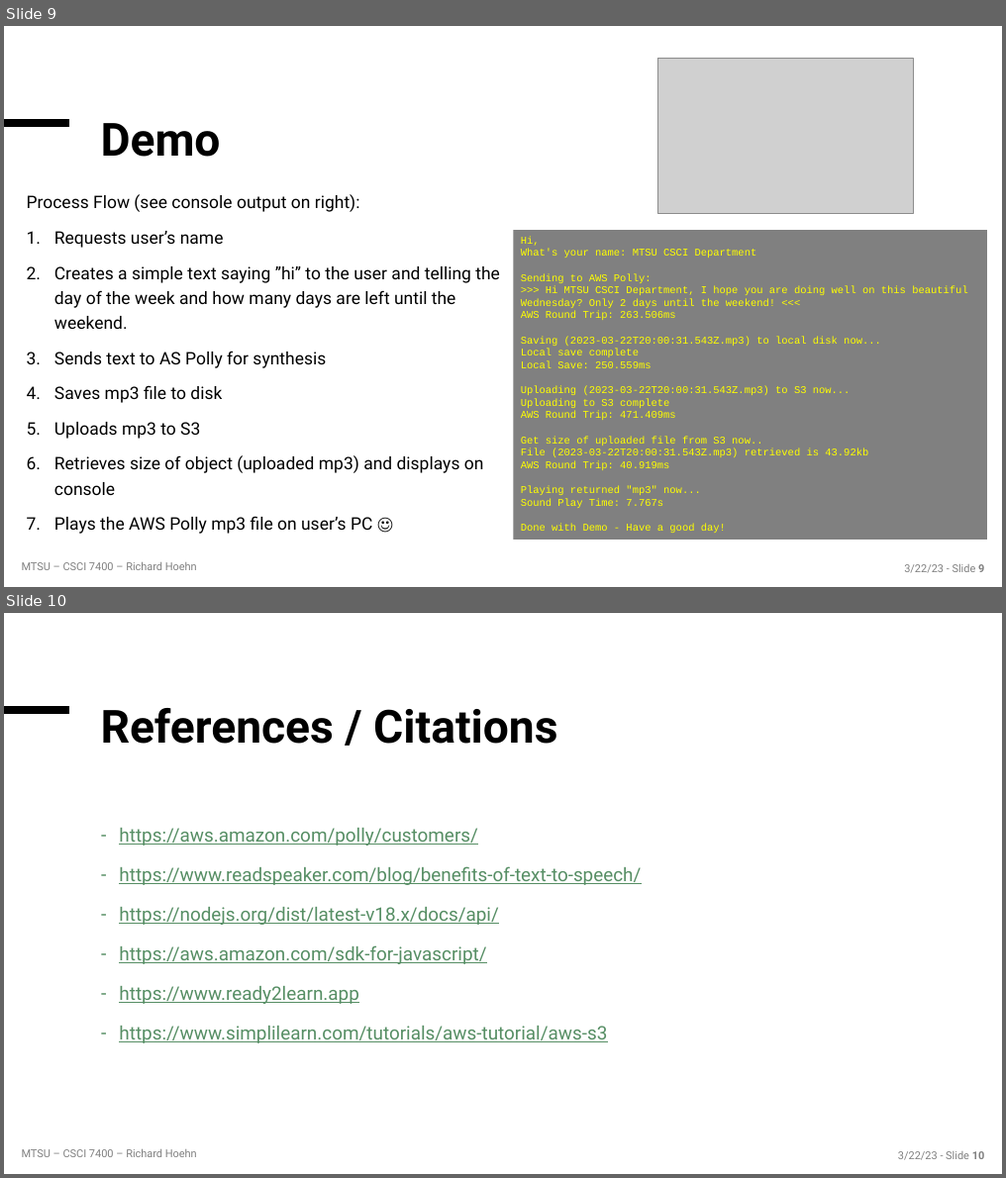
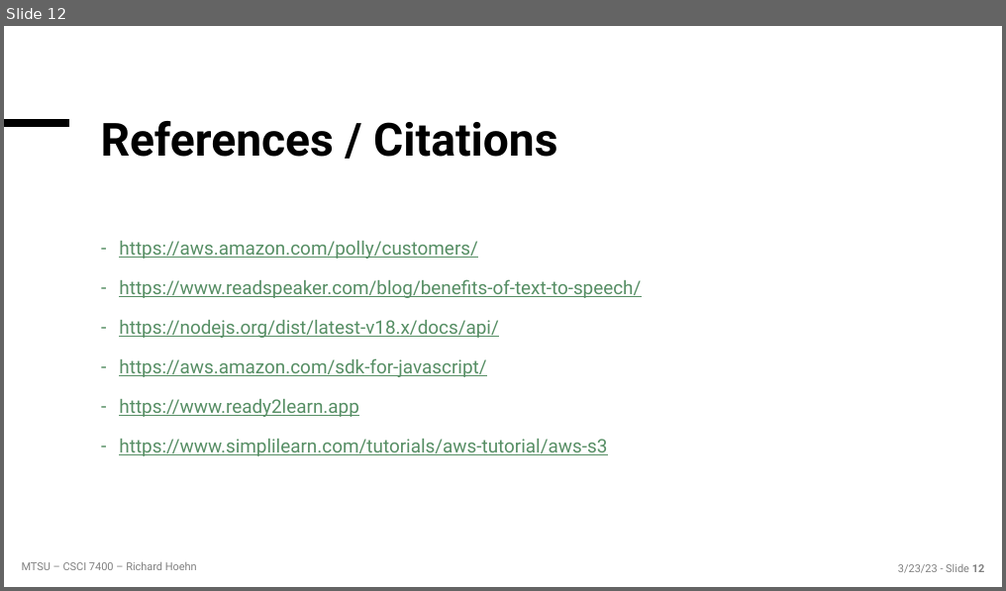
Before and after one commit to richardhoehn/mtsu.csci.7400.assignment02, a slide deck: presentation/HoehnAssignment2_Polly.pptx. Shown one above the other, each under a label of ours: slides 9 and 10 before the commit, slide 12 after it. The pictures are 1006x1178 and 1006x591 pixels, drawn with LibreOffice and Linux fonts; fonts in the diff are those of the drawing; grey boxes stand for pictures; background and template pictures are left out. Boxes give left, top, right and bottom in pixels: in the first picture for what was removed or moved away, otherwise in the second. Text is boxed around its words. In the diff, an @@ line names an element or a change of style, - is before the commit and + after.

```diff
--- a/presentation/HoehnAssignment2_Polly.pptx
+++ b/presentation/HoehnAssignment2_Polly.pptx
@@ slide 9 removed at bbox=[4, 26, 1002, 587], background #FFFFFF; not listed: 3 template elements that a slide beside it also shows @@
@@ picture removed at bbox=[658, 58, 913, 213] @@
@@ title removed at bbox=[101, 123, 221, 157] @@
-Demo
@@ text removed at bbox=[27, 194, 500, 534] @@
-Process Flow (see console output on right):
-1. Requests user’s name
-2. Creates a simple text saying ”hi” to the user and telling the day of the week and how many days are left until the weekend.
-3. Sends text to AS Polly for synthesis
-4. Saves mp3 file to disk
-5. Uploads mp3 to S3
-6. Retrieves size of object (uploaded mp3) and displays on console
-7. Plays the AWS Polly mp3 file on user’s PC ☺
@@ rectangle removed at bbox=[513, 230, 987, 541] @@
-Hi,
-What's your name: MTSU CSCI Department
-Sending to AWS Polly:
->>> Hi MTSU CSCI Department, I hope you are doing well on this beautiful Wednesday? Only 2 days until the weekend! <<<
-AWS Round Trip: 263.506ms
-Saving (2023-03-22T20:00:31.543Z.mp3) to local disk now...
-Local save complete
-Local Save: 250.559ms
-Uploading (2023-03-22T20:00:31.543Z.mp3) to S3 now...
-Uploading to S3 complete
-AWS Round Trip: 471.409ms
-Get size of uploaded file from S3 now..
-File (2023-03-22T20:00:31.543Z.mp3) retrieved is 43.92kb
-AWS Round Trip: 40.919ms
-Playing returned "mp3" now...
-Sound Play Time: 7.767s
-Done with Demo - Have a good day!
@@ what was slide 10 is now slide 12 @@
@@ text at bbox=[898, 565, 985, 573]: text changed @@
-3/22/23 - Slide 10
+3/23/23 - Slide 12
```
Also in this commit, not shown: 3 slides changed, 3 slides added, 6 other files.
